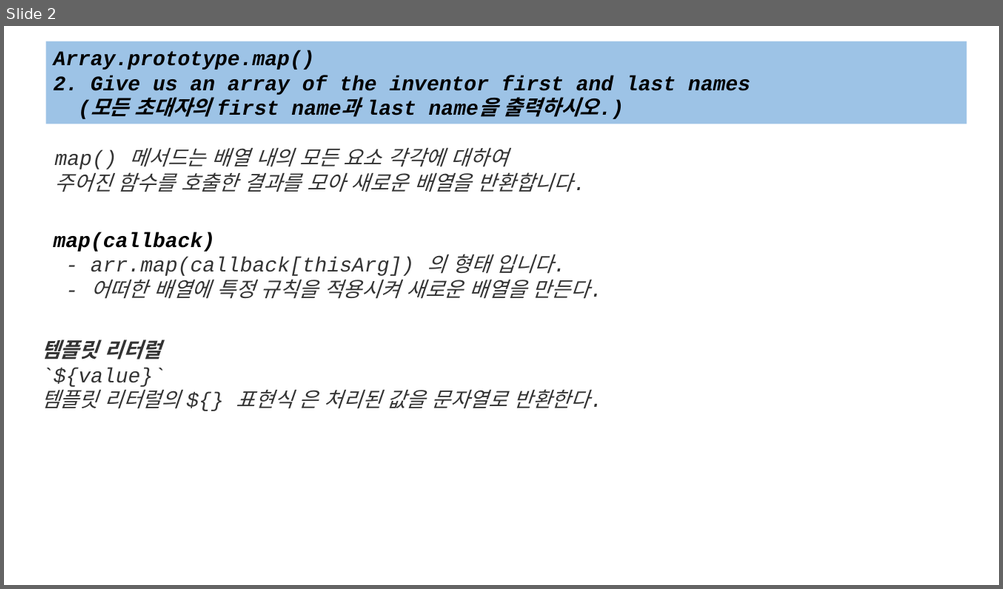
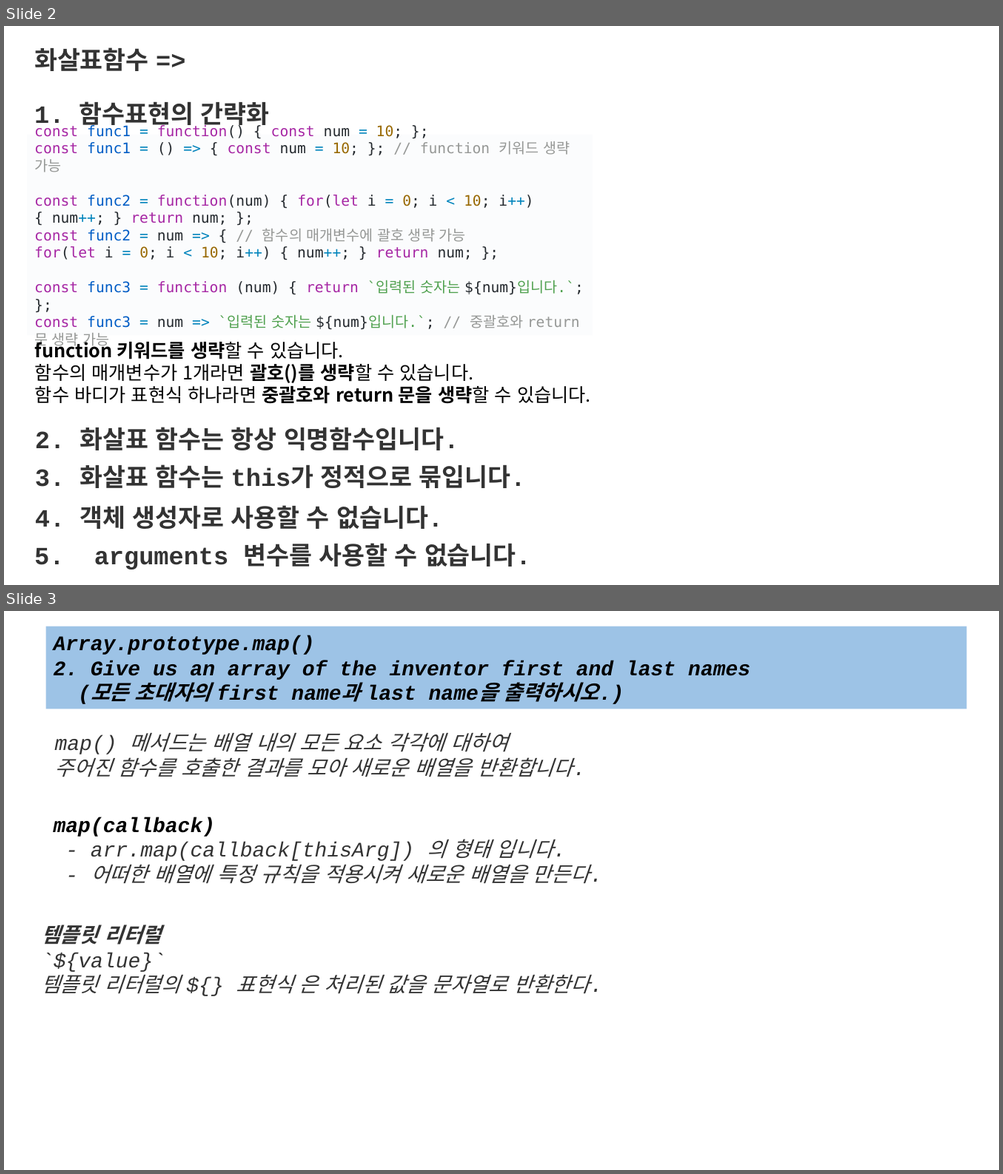
Before and after one commit to lsh58/Javascript, a slide deck: study/JavaScript30-master/04.pptx. Shown one above the other, each under a label of ours: slide 2 before the commit, slides 2 and 3 after it. The pictures are 1003x589 and 1003x1174 pixels, drawn with LibreOffice and Linux fonts; fonts in the diff are those of the drawing. Boxes give left, top, right and bottom in pixels: in the first picture for what was removed or moved away, otherwise in the second. Text is boxed around its words. In the diff, an @@ line names an element or a change of style, - is before the commit and + after.

```diff
--- a/study/JavaScript30-master/04.pptx
+++ b/study/JavaScript30-master/04.pptx
@@ slide 2 added at (4, 26, 999, 585), background #FFFFFF @@
@@ text added at (34, 47, 149, 71), 24 pt, text #333333, bold @@
+화살표함수 =>
@@ text added at (34, 101, 270, 130), 24 pt, text #333333, bold @@
+1. 함수표현의 간략화
@@ text added at (34, 124, 583, 330), 14 pt, text #A626A4 @@
+const func1 = function() { const num = 10; };
+const func1 = () => { const num = 10; }; // function 키워드 생략 가능
+const func2 = function(num) { for(let i = 0; i < 10; i++) { num++; } return num; };
+const func2 = num => { // 함수의 매개변수에 괄호 생략 가능
+for(let i = 0; i < 10; i++) { num++; } return num; };
+const func3 = function (num) { return `입력된 숫자는 ${num}입니다.`; };
+const func3 = num => `입력된 숫자는 ${num}입니다.`; // 중괄호와 return 문 생략 가능
@@ text added at (35, 338, 591, 404), 18 pt, text #000000 @@
+function 키워드를 생략할 수 있습니다.
+함수의 매개변수가 1개라면 괄호()를 생략할 수 있습니다.
+함수 바디가 표현식 하나라면 중괄호와 return 문을 생략할 수 있습니다.
@@ text added at (35, 427, 458, 451), 24 pt, text #333333, bold @@
+2. 화살표 함수는 항상 익명함수입니다.
@@ text added at (35, 465, 526, 488), 24 pt, text #333333, bold @@
+3. 화살표 함수는 this가 정적으로 묶입니다.
@@ text added at (35, 506, 443, 529), 24 pt, text #333333, bold @@
+4. 객체 생성자로 사용할 수 없습니다.
@@ text added at (34, 543, 531, 570), 24 pt, text #333333, bold @@
+5. arguments 변수를 사용할 수 없습니다.
@@ what was slide 2 is now slide 3 @@
```
Also in this commit, not shown: 1 slide changed.
